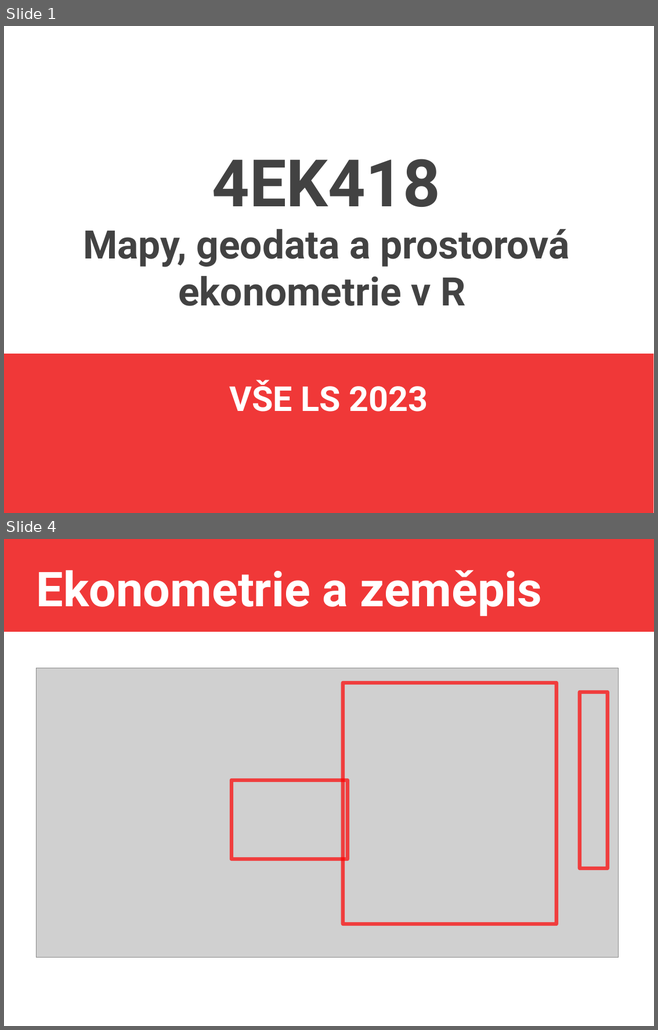
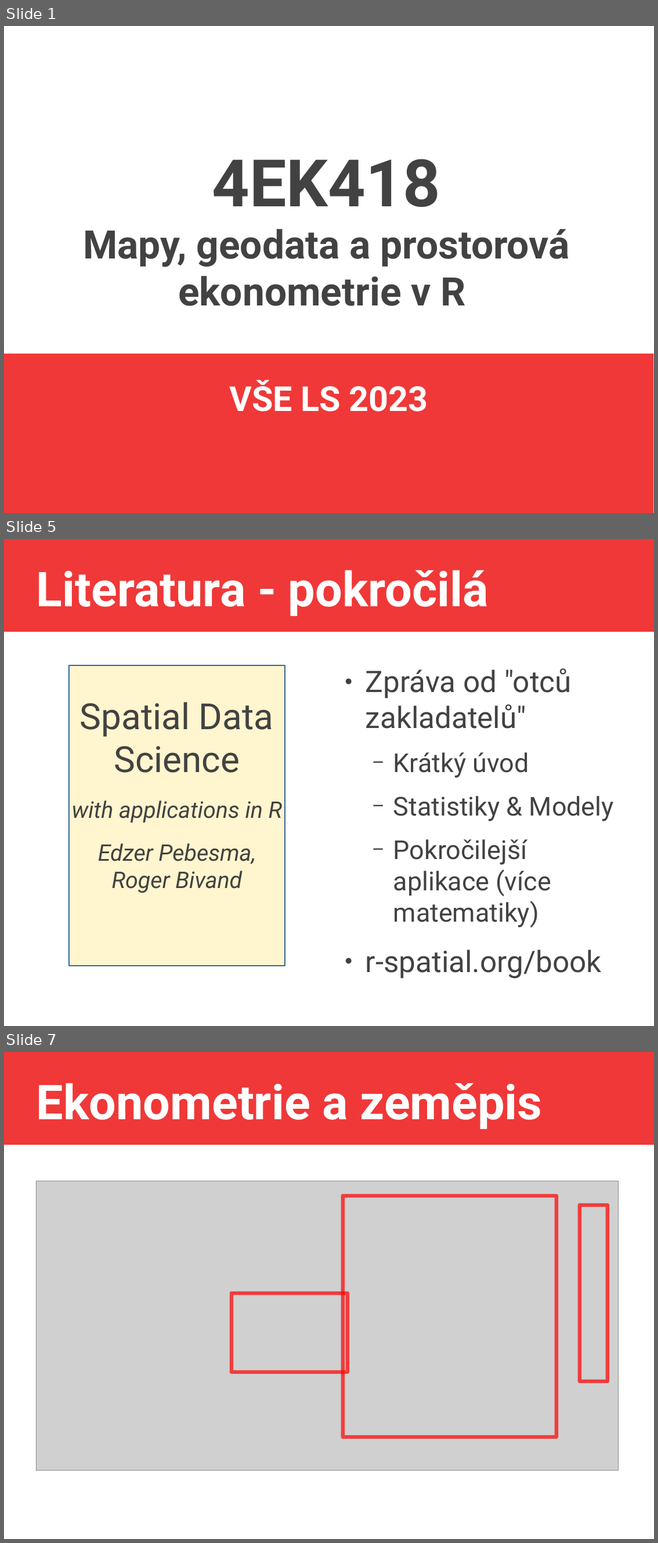
Before and after one commit to jlacko/4EK418, a slide deck: prez/0 - intro 4EK418.odp. Shown one above the other, each under a label of ours: slides 1 and 4 before the commit, slides 1, 5 and 7 after it; the slides between them are not shown. The pictures are 658x1030 and 658x1543 pixels, drawn with LibreOffice and Linux fonts; fonts in the diff are those of the drawing; grey boxes stand for pictures. Boxes give left, top, right and bottom in pixels: in the first picture for what was removed or moved away, otherwise in the second. Text is boxed around its words. In the diff, an @@ line names an element or a change of style, - is before the commit and + after.

Commit message:
literatura v úvodu

```diff
--- a/prez/0 - intro 4EK418.odp
+++ b/prez/0 - intro 4EK418.odp
@@ slide 5 added at (x1=4, y1=539, x2=654, y2=1026), background #FFFFFF; not listed: 1 template element that a slide beside it also shows @@
@@ title added at (x1=36, y1=570, x2=488, y2=616), 58.7 pt, text #FFFFFF, bold @@
+Literatura - pokročilá
@@ text added at (x1=69, y1=665, x2=285, y2=966), fill #FFF5CE, outline #3465A4 0.99 pt, 28 pt, text #424242, italic @@
+Spatial Data Science
+with applications in R
+Edzer Pebesma, Roger Bivand
@@ text added at (x1=365, y1=668, x2=614, y2=979), 31.8 pt, text #424242 @@
+● Zpráva od "otců zakladatelů"
+  − Krátký úvod
+  − Statistiky & Modely
+  − Pokročilejší aplikace (více matematiky)
+● r-spatial.org/book
@@ what was slide 4 is now slide 7 @@
```
Also in this commit, not shown: 2 slides changed, 2 other slides added, 1 other file.
